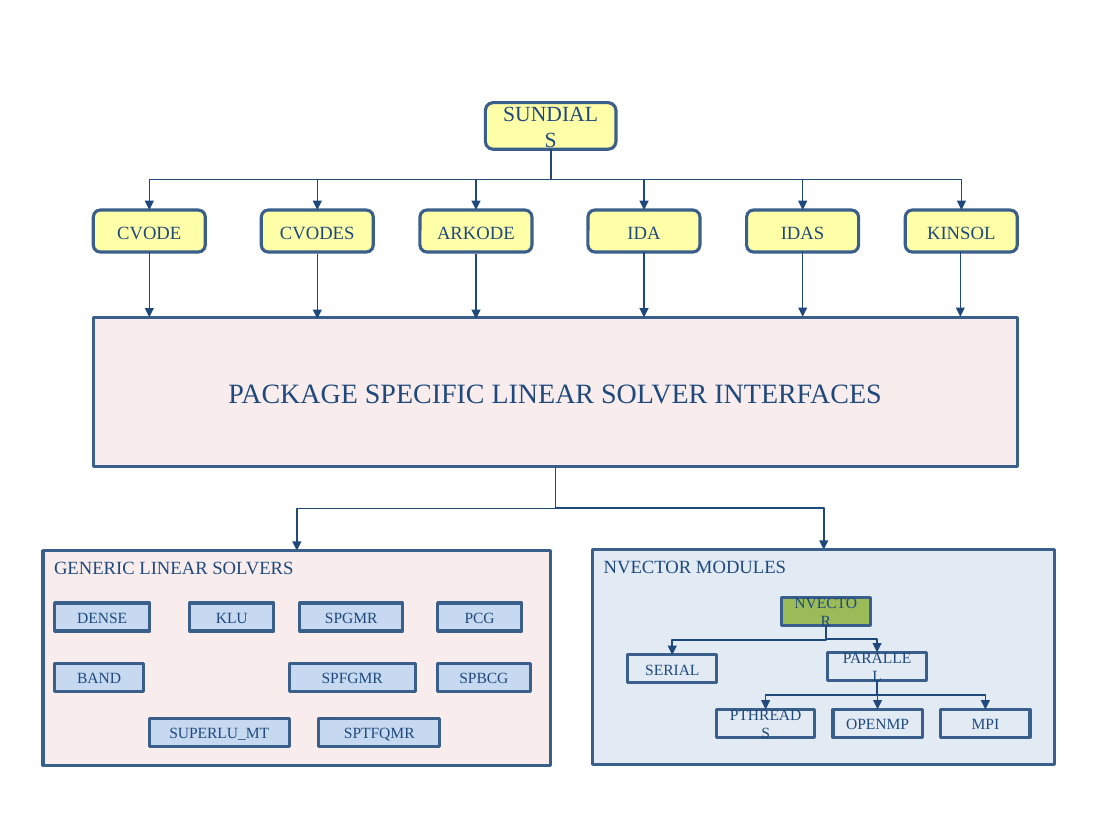
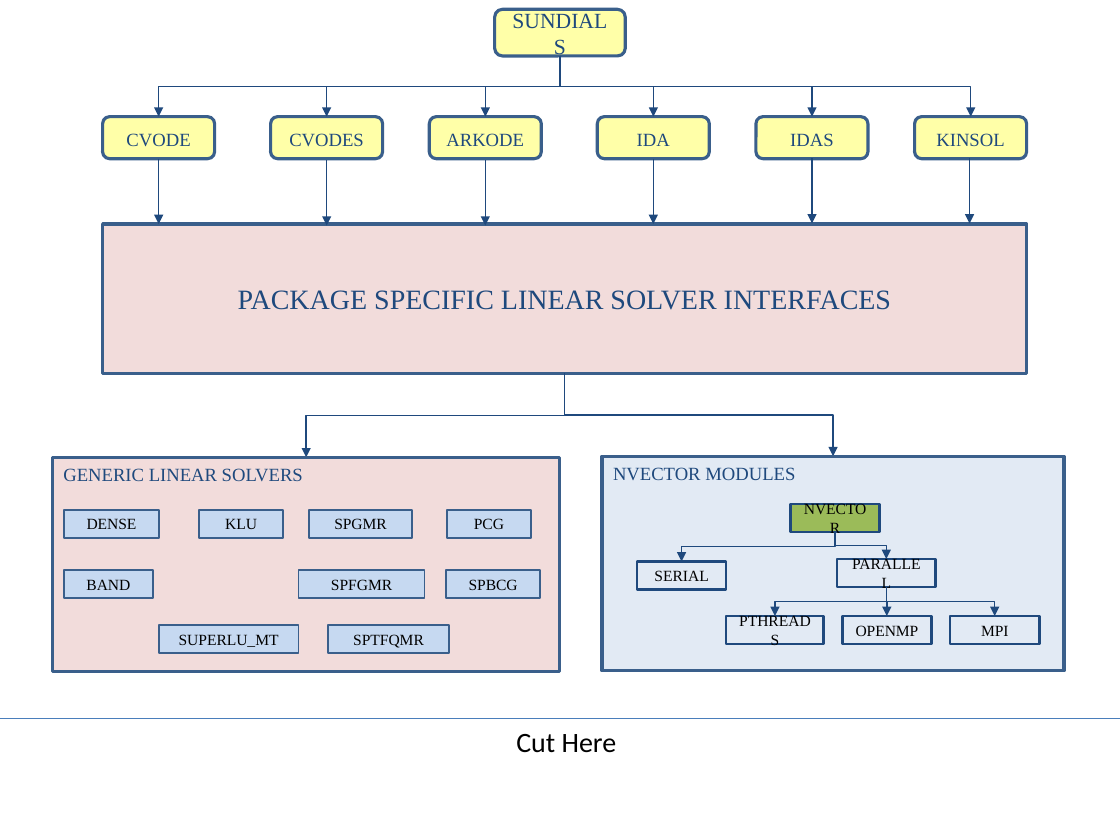
Before and after one commit to LLNL/sundials, a slide deck: slide 1 of doc/sundials/figures/sundials.figs.pptx. Drawn at 1120x840 pixels with LibreOffice and Linux fonts; fonts in the diff are those of the drawing. Boxes give left, top, right and bottom in pixels: in the first picture for what was removed or moved away, otherwise in the second. Text is boxed around its words. In the diff, an @@ line names an element or a change of style, - is before the commit and + after.

```diff
--- a/doc/sundials/figures/sundials.figs.pptx
+++ b/doc/sundials/figures/sundials.figs.pptx
@@ 18 rectangles, 13 elbow arrows, 7 rounded rectangles, 6 arrows: place and size @@
-18 rectangles, 13 elbow arrows, 7 rounded rectangles, 6 arrows at (43,103,1054,766)
+18 rectangles, 13 elbow arrows, 7 rounded rectangles, 6 arrows at (53,9,1064,672)
@@ rectangle "PACKAGE SPECIFIC LINEAR SOLVER INTERFACES" at (103,224,1027,373): fill #F2DCDB at 50% opacity to #F2DCDB @@
@@ rectangle "GENERIC LINEAR SOLVERS" at (53,457,560,672): fill #F2DCDB at 50% opacity to #F2DCDB @@
@@ text colour #1F497D to #000000; outline #3A5F8C 2 pt to #1F497D 1.5 pt in 6 elements at (837,559,935,587), (726,616,823,644), (950,616,1039,644), (842,616,932,644), (791,504,880,532), (637,561,727,589) @@
@@ text colour #1F497D to #000000; outline #3A5F8C 2 pt to #3A5F8C 1.25 pt in 9 elements at (447,510,531,538), (64,510,159,538), (309,510,412,538), (199,510,283,538), (159,625,299,653), (64,570,152,598), (299,570,424,598), (328,625,449,653), (447,570,540,598) @@
@@ line added from (0, 719) to (1120, 719), #4B7EBC 0.75 pt @@
@@ text added at (516,734,617,753), 18 pt, text #000000 @@
+Cut Here
```
Also in this commit, not shown: 1 other slide changed, 2 other files.
